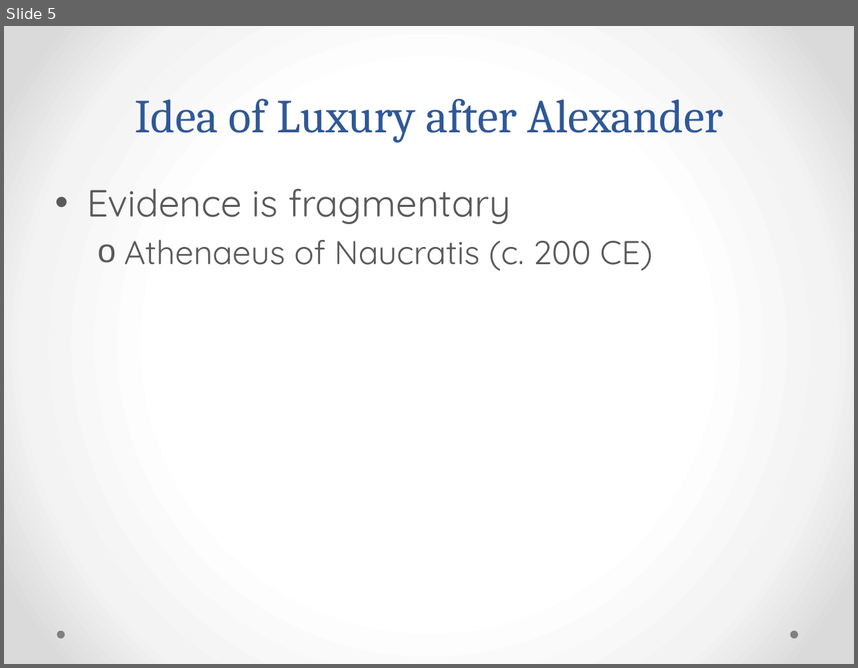
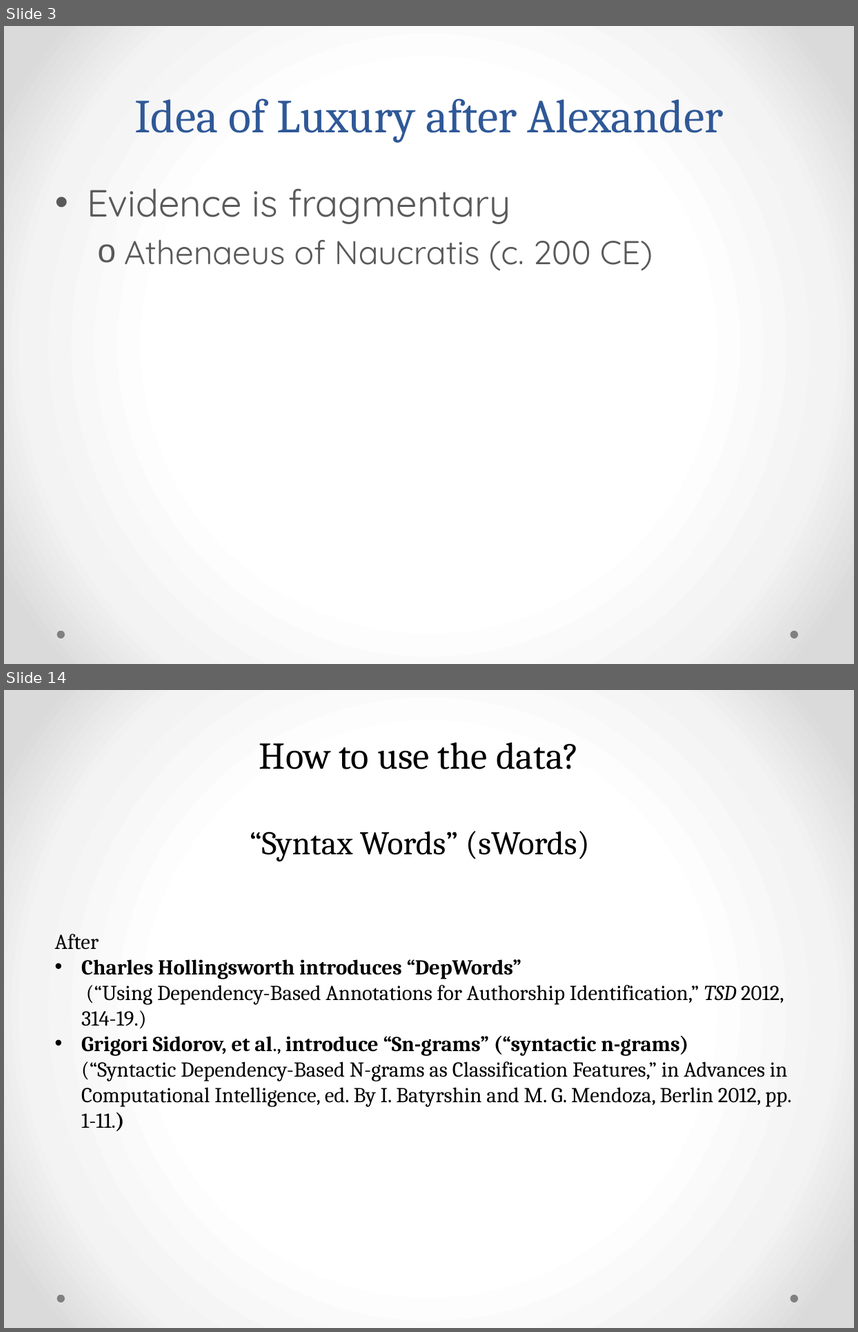
Before and after one commit to rgorman/syntacto_stylistics, a slide deck: Presentations/UNL/murray_feb-3.pptx. Shown one above the other, each under a label of ours: slide 5 before the commit, slides 3 and 14 after it; the slides between them are not shown. The pictures are 858x668 and 858x1332 pixels, drawn with LibreOffice and Linux fonts; fonts in the diff are those of the drawing. Boxes give left, top, right and bottom in pixels: in the first picture for what was removed or moved away, otherwise in the second. Text is boxed around its words. In the diff, an @@ line names an element or a change of style, - is before the commit and + after.

```diff
--- a/Presentations/UNL/murray_feb-3.pptx
+++ b/Presentations/UNL/murray_feb-3.pptx
@@ slide 14 added at [4, 690, 854, 1328], background gradient #FFFFFF to #F4F4F4 to #DADADA; not listed: 2 template elements that a slide beside it also shows @@
@@ text added at [250, 742, 590, 861], 28 pt, text #000000 @@
+How to use the data?
+“Syntax Words” (sWords)
@@ text added at [55, 934, 791, 1131], 18 pt, text #000000 @@
+After
+• Charles Hollingsworth introduces “DepWords”
+  (“Using Dependency-Based Annotations for Authorship Identification,” TSD 2012, 314-19.)
+• Grigori Sidorov, et al., introduce “Sn-grams” (“syntactic n-grams)
+  (“Syntactic Dependency-Based N-grams as Classification Features,” in Advances in Computational Intelligence, ed. By I. Batyrshin and M. G. Mendoza, Berlin 2012, pp. 1-11.)
@@ what was slide 5 is now slide 3 @@
```
Also in this commit, not shown: 2 slides changed, 35 other slides added, 3 slides removed, 3 other files.
